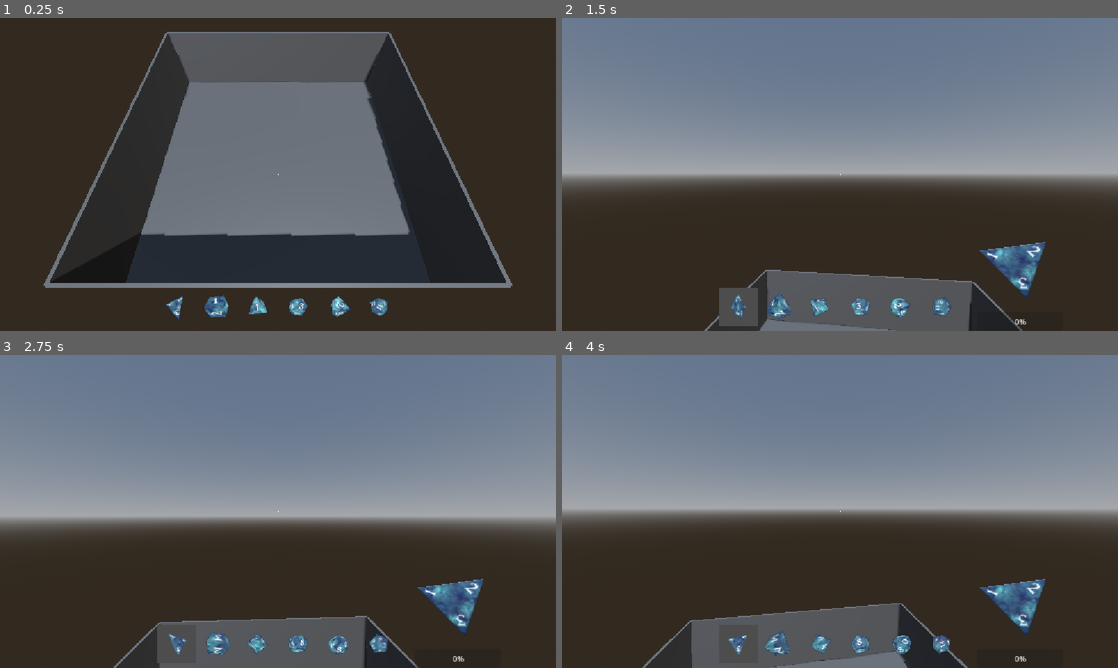
Above: before the commit, frames 1-4 (two rows, left to right).
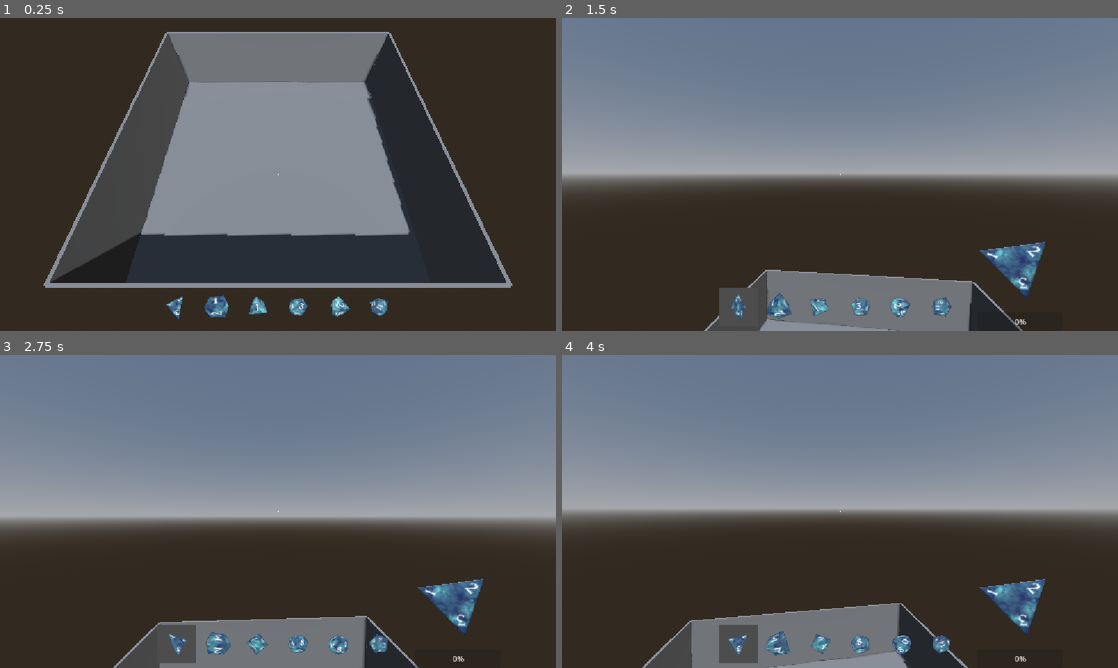
Above: after the commit, the same moments.

Repository: jruigrok/DiceSim
Game: Godot game, scene res://scenes/dice_sim.tscn
The game is run twice, just before and just after one commit, with the same random seed, the same clock (stepped at 60 frames per second) and the same inputs.
Inputs (mouse positions are in pixels of both pictures, inside the frame that each line leads up to):
- Up to frame 1 (0.25 s): no input
- Up to frame 2 (1.5 s): tap Enter at 0.5 s; move the mouse to (867, 174) at 0.52 s; press the mouse at (867, 174) at 0.53 s; move the mouse to (812, 174) at 1.27 s; release the mouse at (812, 174) at 1.28 s; tap 1 at 1.35 s
- Up to frame 3 (2.75 s): move the mouse to (289, 505) at 2.02 s; tap 9 at 2.1 s
- Up to frame 4 (4 s): move the mouse to (834, 517) at 2.77 s; click (834, 517) at 2.85 s; move the mouse to (878, 514) at 3.52 s; tap 1 at 3.6 s

The runs differ from the first frame. In frame 1, 26% of the frame differs, in the area x 8-87%, y 4-85%; in frame 2, 6.2%; in frame 3, 4.9%; in frame 4, 6.1%.

Commit message:
More behaviours

Diff:
--- a/dice_sets/BlueDiceSet.tres
+++ b/dice_sets/BlueDiceSet.tres
@@ -28,7 +28,6 @@
 
 [sub_resource type="Resource" id="Resource_6w8cp"]
 script = ExtResource("5_hvwbr")
-weight = 0.2
 metadata/_custom_type_script = "uid://bnoh1oyv4g20o"
 
 [sub_resource type="Resource" id="Resource_g3y8y"]
--- /dev/null
+++ b/dice_sets/MetalPipeDiceSet.tres
@@ -0,0 +1,51 @@
+[gd_resource type="Resource" script_class="DiceSet" format=3 uid="uid://7v7sggv6nunc"]
+
+[ext_resource type="Script" uid="uid://0k3ns4ifkv3o" path="res://scripts/dice_behaviours/DiceBehaviour.gd" id="1_yecg8"]
+[ext_resource type="PackedScene" uid="uid://c25eq0qq1py5q" path="res://assets/BinbunVFX_Vol2/StylizedHitFX/effects/impact/vfx_impact_01.tscn" id="2_wdp6p"]
+[ext_resource type="Script" uid="uid://gmu7hvu617rd" path="res://scripts/dice_behaviours/ExplosionBh.gd" id="3_0d552"]
+[ext_resource type="Script" uid="uid://cfays247nwmc1" path="res://scripts/dice_behaviours/RandomVelBh.gd" id="4_b03mw"]
+[ext_resource type="AudioStream" uid="uid://vqa7l7eab0uo" path="res://Sounds/u_edtmwfwu7c-metal-pipe-329305.wav" id="5_wdp6p"]
+[ext_resource type="Script" uid="uid://g4qddmyllwfl" path="res://scripts/dice_behaviours/SoundOnColBh.gd" id="6_0d552"]
+[ext_resource type="Material" uid="uid://da2wub2as7uhr" path="res://materials/Material.001.tres" id="6_sk3iq"]
+[ext_resource type="Script" uid="uid://b1pmyhx1aypfn" path="res://scripts/dice_behaviours/RollLabelBh.gd" id="7_0d552"]
+[ext_resource type="Script" uid="uid://uvh8aq7b0n8d" path="res://dice_sets/DiceSetData.gd" id="7_oiwkq"]
+[ext_resource type="Script" uid="uid://dsgi06ltj5bfe" path="res://dice_data/DiceData.gd" id="8_x4v2w"]
+[ext_resource type="Resource" uid="uid://cb2aisnsrmfxc" path="res://dice_data/d_4.tres" id="9_jtwsa"]
+[ext_resource type="Resource" uid="uid://4uic5wked64k" path="res://dice_data/d_6.tres" id="10_qrjuf"]
+[ext_resource type="Resource" uid="uid://dvca5ylbmeogp" path="res://dice_data/d_8.tres" id="11_om3pt"]
+[ext_resource type="Resource" uid="uid://bxr7wtem3qov1" path="res://dice_data/d_12.tres" id="12_4tlp3"]
+[ext_resource type="Resource" uid="uid://btcfum7vepv1i" path="res://dice_data/d_10.tres" id="13_x3mht"]
+[ext_resource type="Resource" uid="uid://cw2dsbhvho3ng" path="res://dice_data/d_20.tres" id="14_xud0q"]
+[ext_resource type="Script" uid="uid://die8svrhe3dvd" path="res://dice_sets/DiceSet.gd" id="15_dwp7u"]
+
+[sub_resource type="Resource" id="Resource_6l7yi"]
+script = ExtResource("3_0d552")
+explosion_effect_sc = ExtResource("2_wdp6p")
+metadata/_custom_type_script = "uid://gmu7hvu617rd"
+
+[sub_resource type="Resource" id="Resource_vquxa"]
+script = ExtResource("4_b03mw")
+random_speed = false
+metadata/_custom_type_script = "uid://cfays247nwmc1"
+
+[sub_resource type="Resource" id="Resource_b7e8w"]
+script = ExtResource("6_0d552")
+audio_stream = ExtResource("5_wdp6p")
+cooldown = 0.5
+metadata/_custom_type_script = "uid://g4qddmyllwfl"
+
+[sub_resource type="Resource" id="Resource_27nyo"]
+script = ExtResource("7_0d552")
+metadata/_custom_type_script = "uid://b1pmyhx1aypfn"
+
+[sub_resource type="Resource" id="Resource_g3y8y"]
+script = ExtResource("7_oiwkq")
+behaviours = Array[ExtResource("1_yecg8")]([SubResource("Resource_6l7yi"), SubResource("Resource_vquxa"), SubResource("Resource_b7e8w"), SubResource("Resource_27nyo")])
+material = ExtResource("6_sk3iq")
+metadata/_custom_type_script = "uid://uvh8aq7b0n8d"
+
+[resource]
+script = ExtResource("15_dwp7u")
+dice = Array[ExtResource("8_x4v2w")]([ExtResource("9_jtwsa"), ExtResource("10_qrjuf"), ExtResource("11_om3pt"), ExtResource("12_4tlp3"), ExtResource("13_x3mht"), ExtResource("14_xud0q")])
+data = SubResource("Resource_g3y8y")
+metadata/_custom_type_script = "uid://die8svrhe3dvd"
--- a/materials/floor_mat.tres
+++ b/materials/floor_mat.tres
@@ -2,6 +2,3 @@
 
 [resource]
 albedo_color = Color(0.39215687, 0.39215687, 0.39215687, 1)
-metallic = 0.5
-metallic_specular = 0.52
-roughness = 0.5
--- a/scenes/dice.tscn
+++ b/scenes/dice.tscn
@@ -1,7 +1,6 @@
 [gd_scene format=3 uid="uid://crpslcouesk5p"]
 
 [ext_resource type="Script" uid="uid://ctp58ltk6axvm" path="res://scripts/dice.gd" id="1_ju2fo"]
-[ext_resource type="Script" uid="uid://cemt0bi08w6kg" path="res://scripts/roll_label.gd" id="2_mg5ex"]
 
 [sub_resource type="PhysicsMaterial" id="PhysicsMaterial_psaxu"]
 bounce = 0.5
@@ -18,13 +17,3 @@
 
 [node name="DiceMesh" type="MeshInstance3D" parent="." unique_id=1024375293]
 unique_name_in_owner = true
-
-[node name="RollLabel" type="Label3D" parent="." unique_id=313498024]
-unique_name_in_owner = true
-transform = Transform3D(1, 0, 0, 0, 1, 0, 0, 0, 1, 0, 5, 0)
-top_level = true
-visible = false
-billboard = 1
-font_size = 200
-outline_size = 24
-script = ExtResource("2_mg5ex")
--- a/scenes/dice_sim.tscn
+++ b/scenes/dice_sim.tscn
@@ -4,7 +4,7 @@
 [ext_resource type="Script" uid="uid://b8x7qxfrvqqmi" path="res://scripts/dice_roller.gd" id="2_vquxa"]
 [ext_resource type="PackedScene" uid="uid://c0xec5bo1xe4r" path="res://scenes/arena.tscn" id="3_5ghwb"]
 [ext_resource type="PackedScene" uid="uid://b8mqbc133g0uo" path="res://scenes/dice_selector.tscn" id="4_hjywd"]
-[ext_resource type="Resource" uid="uid://cwjjsp5hi1jyi" path="res://dice_sets/BlueDiceSet.tres" id="4_vquxa"]
+[ext_resource type="Resource" uid="uid://7v7sggv6nunc" path="res://dice_sets/MetalPipeDiceSet.tres" id="4_vquxa"]
 
 [sub_resource type="ProceduralSkyMaterial" id="ProceduralSkyMaterial_hjywd"]
 
--- a/scripts/dice.gd
+++ b/scripts/dice.gd
@@ -7,7 +7,6 @@
 
 @onready var collision_shape: CollisionShape3D = %CollisionShape3D
 @onready var mesh_instance: MeshInstance3D = %DiceMesh
-@onready var label: Label3D = %RollLabel
 
 enum DiceState {
 	ROLLING,
@@ -52,14 +51,12 @@
 					global_transform.basis).value
 				set_data.handle_on_roll(self, roll_value)
 				cur_state = DiceState.ROLLED
-				label.display(roll_value)
 				time_tracker = 0
 		DiceState.ROLLED:
 			if (time_tracker > HIDE_TIMEOUT):
 				set_data.handle_on_hide(self)
 				cur_state = DiceState.HIDDEN
 				mesh_instance.visible = false
-				label.visible = false
 				time_tracker = 0
 		DiceState.HIDDEN:
 			if (time_tracker > FREE_TIMEOUT):
--- a/scripts/dice_behaviours/RecursionBh.gd
+++ b/scripts/dice_behaviours/RecursionBh.gd
@@ -5,12 +5,15 @@
 @export var sub_dice_scale: float = 0.5
 @export_flags_3d_physics var sub_dice_col_layer: int = 1 << 1
 @export_flags_3d_physics var sub_dice_col_mask: int = 1
+var dice_scene: PackedScene = preload("res://scenes/dice.tscn")
 
 func on_roll(dice: Dice, value: int) -> void:
 	for i in range(value):
-		var sub_dice: Dice = dice.duplicate()
+		var sub_dice: Dice = dice_scene.instantiate()
+		sub_dice.dice_data = dice.dice_data
 		sub_dice.set_data = sub_dice_set_data
+		dice.get_parent().add_child(sub_dice)
+		sub_dice.global_position = dice.global_position
 		sub_dice.scale = sub_dice_scale * Vector3.ONE
 		sub_dice.collision_layer = sub_dice_col_layer
 		sub_dice.collision_mask = sub_dice_col_mask
-		dice.get_parent().add_child(sub_dice)
--- /dev/null
+++ b/scripts/dice_behaviours/RollLabelBh.gd
@@ -0,0 +1,27 @@
+extends DiceBehaviour
+class_name RollLabelBh
+
+@export var font_size := 200
+
+func on_roll(dice: Dice, value: int) -> void:
+	var label := Label3D.new()
+	label.text = str(value)
+	label.top_level = true
+	label.position = dice.global_position + Vector3.UP * 0.5
+	label.name = "RollLabel"
+	label.font_size = 200
+	label.billboard = BaseMaterial3D.BILLBOARD_ENABLED
+	var tween: Tween = dice.create_tween()
+	tween.tween_property(
+		label,
+		"position:y",
+		label.position.y + 2,
+		1.0
+	).set_trans(Tween.TRANS_SINE).set_ease(Tween.EASE_OUT)
+	dice.add_child(label)
+
+func on_hide(dice: Dice) -> void:
+	var label := dice.get_node_or_null("RollLabel") as Label3D
+
+	if label:
+		label.queue_free()
--- /dev/null
+++ b/scripts/dice_behaviours/SoundOnColBh.gd
@@ -0,0 +1,24 @@
+extends DiceBehaviour
+class_name SoundOnColBh
+
+@export var audio_stream: AudioStream
+@export var cooldown := 0.05
+
+func on_throw(dice: Dice) -> void:
+	dice.contact_monitor = true
+	dice.max_contacts_reported = 1
+	var audio_stream_player := AudioStreamPlayer.new()
+	audio_stream_player.stream = audio_stream
+	dice.add_child(audio_stream_player)
+
+	var timer := Timer.new()
+	timer.wait_time = cooldown
+	timer.one_shot = true
+	dice.add_child(timer)
+
+	dice.body_entered.connect(
+		func(_body: Node) -> void:
+			if timer.is_stopped():
+				timer.start()
+				audio_stream_player.play()
+	)
--- a/scripts/roll_label.gd
+++ /dev/null
@@ -1,16 +0,0 @@
-extends Label3D
-
-func display(value: int) -> void:
-	text = str(value)
-	visible = true
-	position = get_parent().global_position + Vector3.UP * 0.5
-	var tween: Tween = create_tween()
-	tween.tween_property(
-		self,
-		"position:y",
-		position.y + 2,
-		1.0
-	).set_trans(Tween.TRANS_SINE).set_ease(Tween.EASE_OUT)
-
-func _on_hide() -> void:
-	visible = false
Not shown, added: Sounds/u_edtmwfwu7c-metal-pipe-329305.wav.import
Not shown, added: scripts/dice_behaviours/RollLabelBh.gd.uid
Not shown, added: scripts/dice_behaviours/SoundOnColBh.gd.uid
Not shown, removed: scripts/roll_label.gd.uid
Not shown, added: Sounds/u_edtmwfwu7c-metal-pipe-329305.wav
